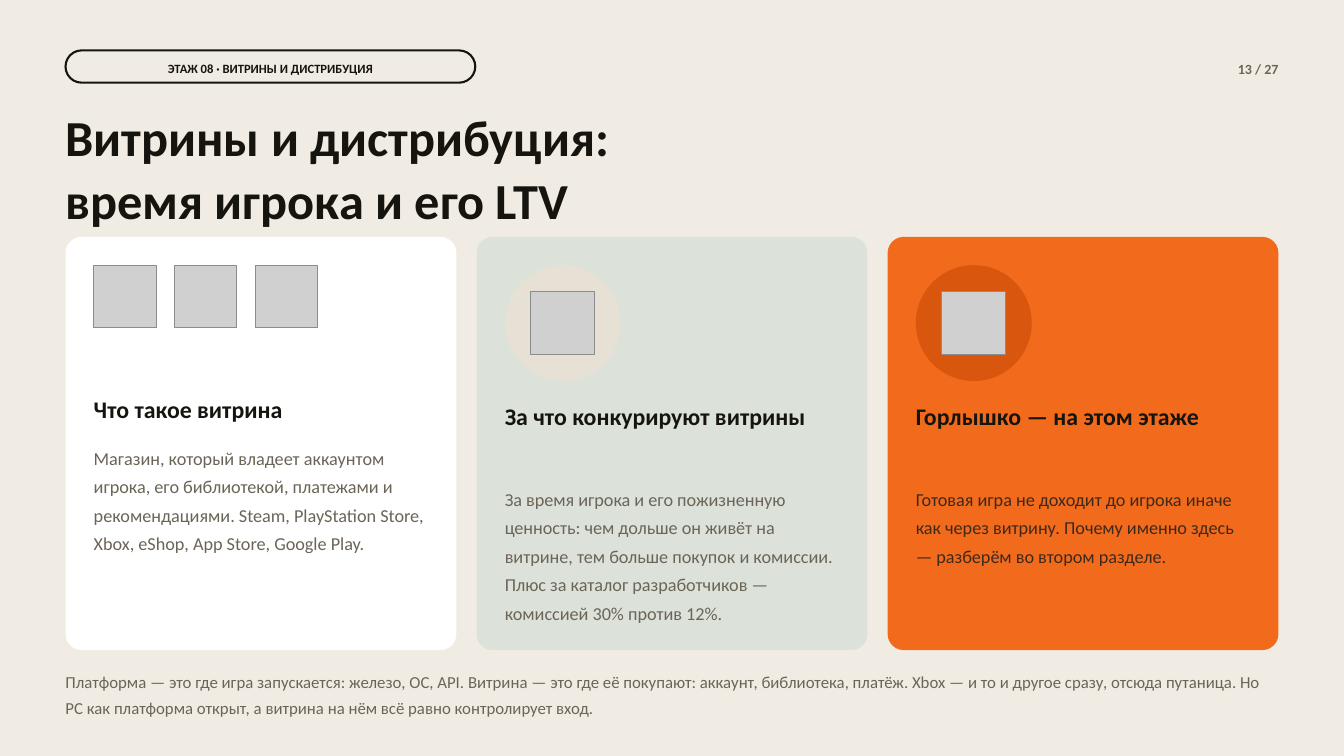
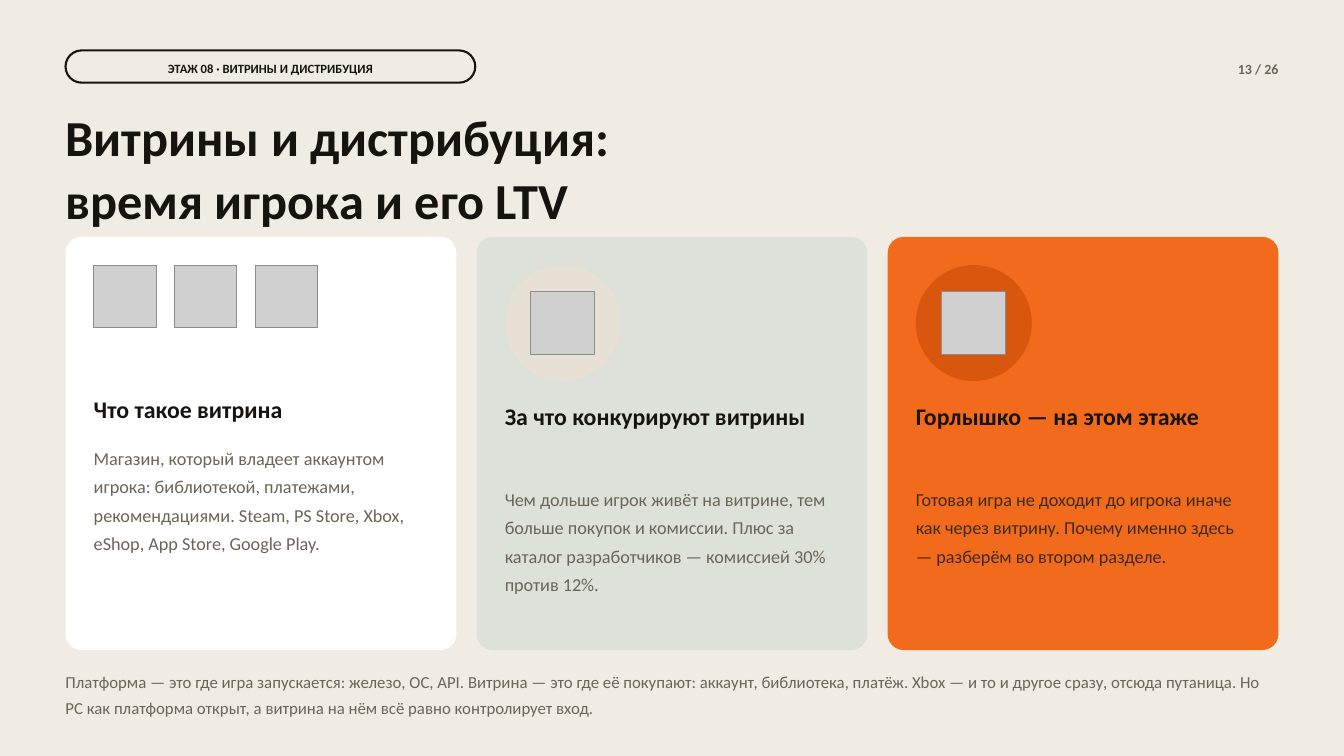
Before and after one commit to Kom1sh/pas-takt2, a slide deck: slide 13 of takt2-gamedev.pptx. Drawn at 1344x756 pixels with LibreOffice and Linux fonts; fonts in the diff are those of the drawing; grey boxes stand for pictures. Boxes give left, top, right and bottom in pixels: in the first picture for what was removed or moved away, otherwise in the second. Text is boxed around its words. In the diff, an @@ line names an element or a change of style, - is before the commit and + after.

```diff
--- a/takt2-gamedev.pptx
+++ b/takt2-gamedev.pptx
@@ text at [1238,64,1278,74]: text changed @@
-13 / 27
+13 / 26
@@ text at [94,452,405,553]: text changed @@
-Магазин, который владеет аккаунтом игрока, его библиотекой, платежами и рекомендациями. Steam, PlayStation Store, Xbox, eShop, App Store, Google Play.
+Магазин, который владеет аккаунтом игрока: библиотекой, платежами, рекомендациями. Steam, PS Store, Xbox, eShop, App Store, Google Play.
@@ text at [505,494,825,594]: text changed @@
-За время игрока и его пожизненную ценность: чем дольше он живёт на витрине, тем больше покупок и комиссии. Плюс за каталог разработчиков — комиссией 30% против 12%.
+Чем дольше игрок живёт на витрине, тем больше покупок и комиссии. Плюс за каталог разработчиков — комиссией 30% против 12%.
```
Also in this commit, not shown: 25 other slides changed, 1 slide removed, 15 other files.
